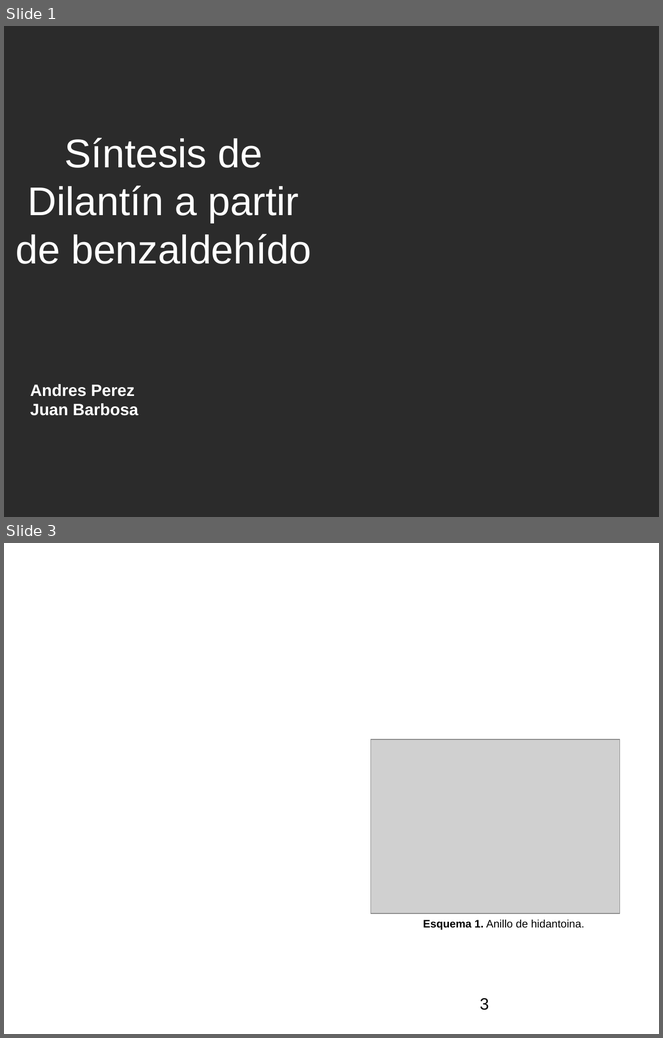
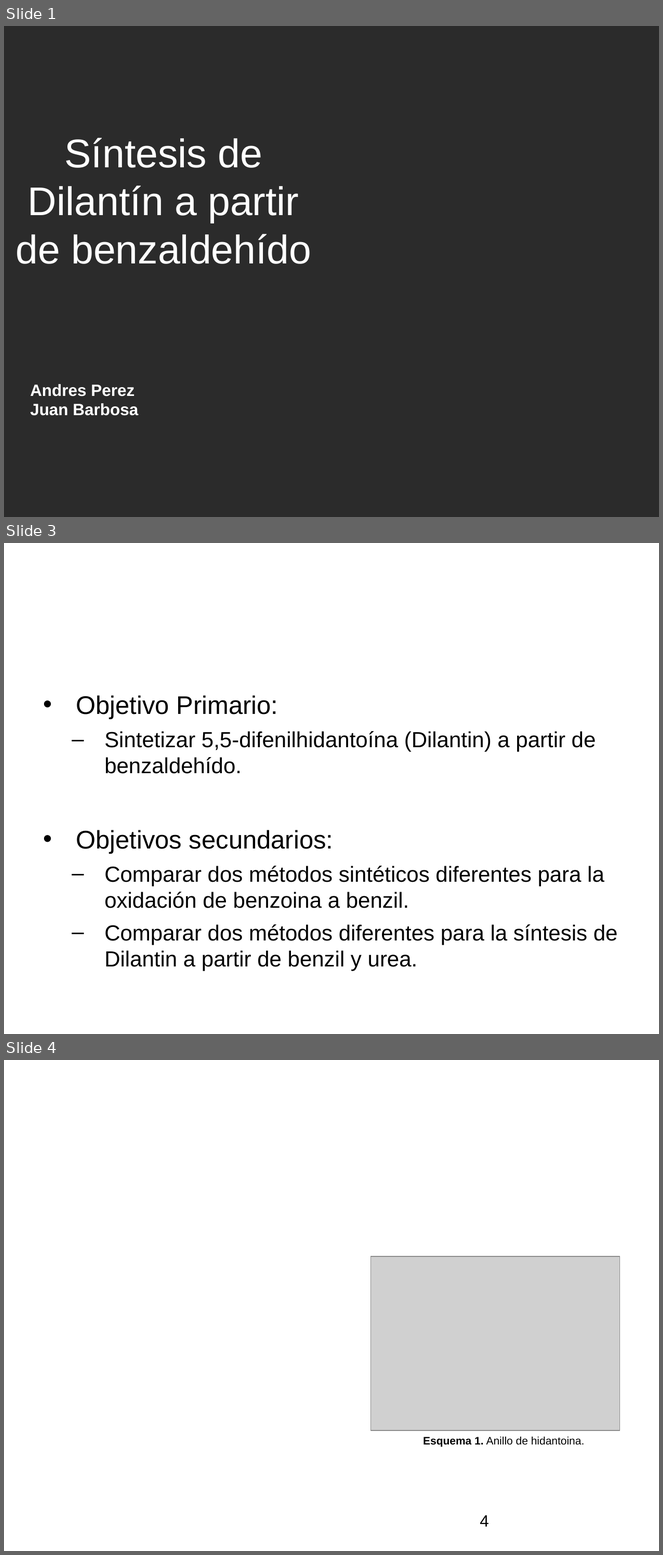
Before and after one commit to jsbarbosa/study-happiness, a slide deck: Lab Q. Avanzada/Organica/seminario/presentación.ppt. Shown one above the other, each under a label of ours: slides 1 and 3 before the commit, slides 1, 3 and 4 after it; the slides between them are not shown. The pictures are 663x1038 and 663x1555 pixels, drawn with LibreOffice and Linux fonts; fonts in the diff are those of the drawing; grey boxes stand for pictures; background and template pictures are left out; a plain dark background stands for a picture behind light text. Boxes give left, top, right and bottom in pixels: in the first picture for what was removed or moved away, otherwise in the second. Text is boxed around its words. In the diff, an @@ line names an element or a change of style, - is before the commit and + after.

```diff
--- a/Lab Q. Avanzada/Organica/seminario/presentación.ppt
+++ b/Lab Q. Avanzada/Organica/seminario/presentación.ppt
@@ slide 3 added at (x1=4, y1=543, x2=659, y2=1034), background picture (left out) @@
@@ text added at (x1=37, y1=563, x2=626, y2=644), 44 pt, text #FFFFFF @@
+Objetivos
@@ text added at (x1=76, y1=695, x2=618, y2=971), 24 pt, text #000000 @@
+• Objetivo Primario:
+  ‒ Sintetizar 5,5-difenilhidantoína (Dilantin) a partir de benzaldehído.
+• Objetivos secundarios:
+  ‒ Comparar dos métodos sintéticos diferentes para la oxidación de benzoina a benzil.
+  ‒ Comparar dos métodos diferentes para la síntesis de Dilantin a partir de benzil y urea.
@@ what was slide 3 is now slide 4 @@
@@ page number at (x1=480, y1=1516, x2=489, y2=1527): text changed @@
-3
+4
```
Also in this commit, not shown: 5 slides changed, 10 other files.
